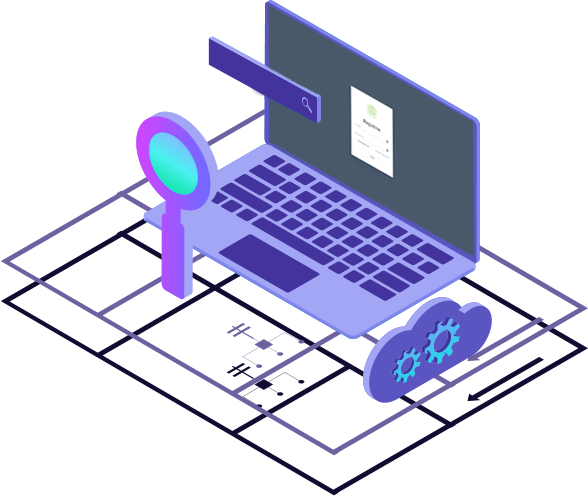
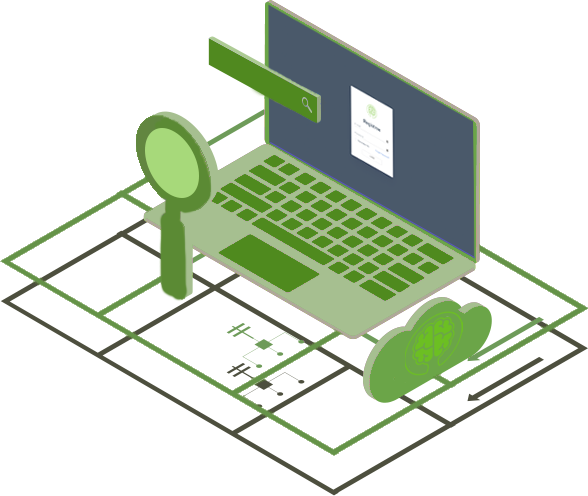
The second 588 x 496 image is a revision of the first. Changes to its layers:
added layer "Ellipse 1" above "Logo Solid transparent-01" over [145, 128, 199, 198]
added layer "Logo Solid transparent-01" above "Shape 1" over [405, 311, 463, 376]
painted on "Layer 2" over [208, 36, 328, 124]
painted on "Layer 1" over [0, 0, 588, 496]
